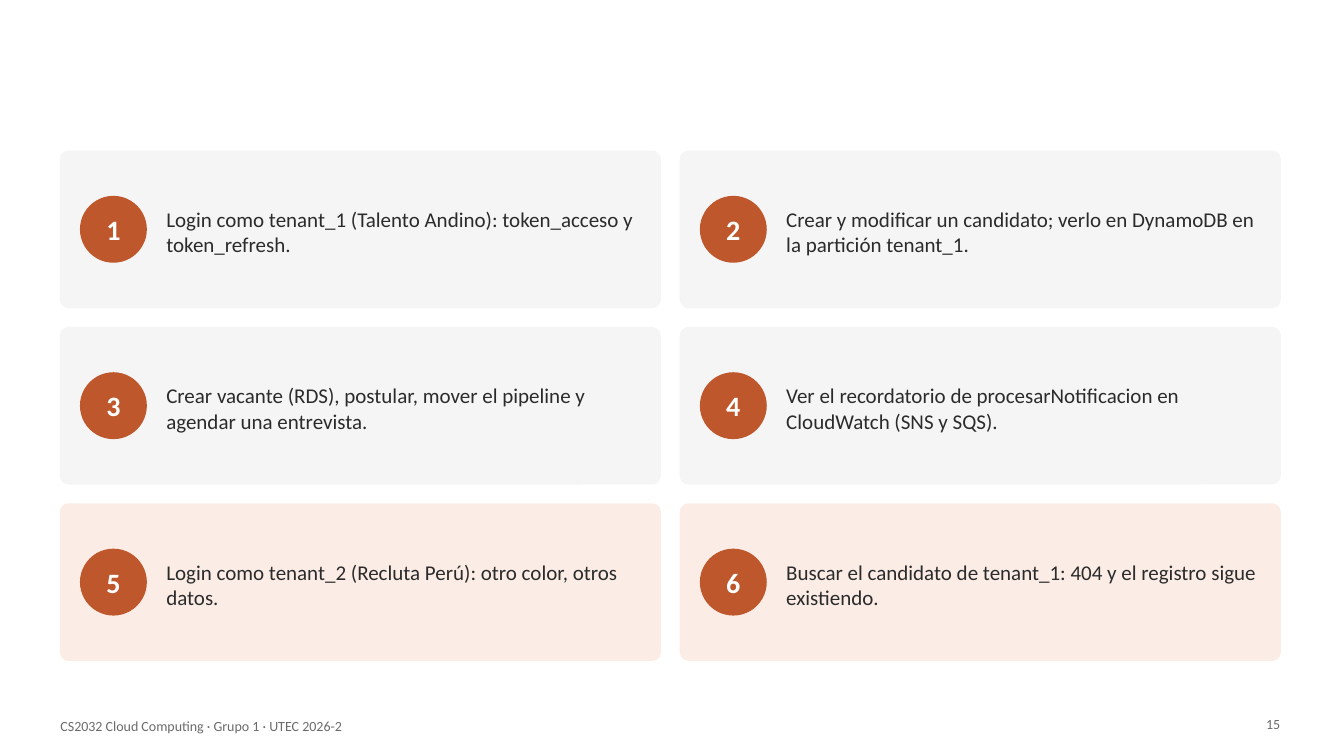
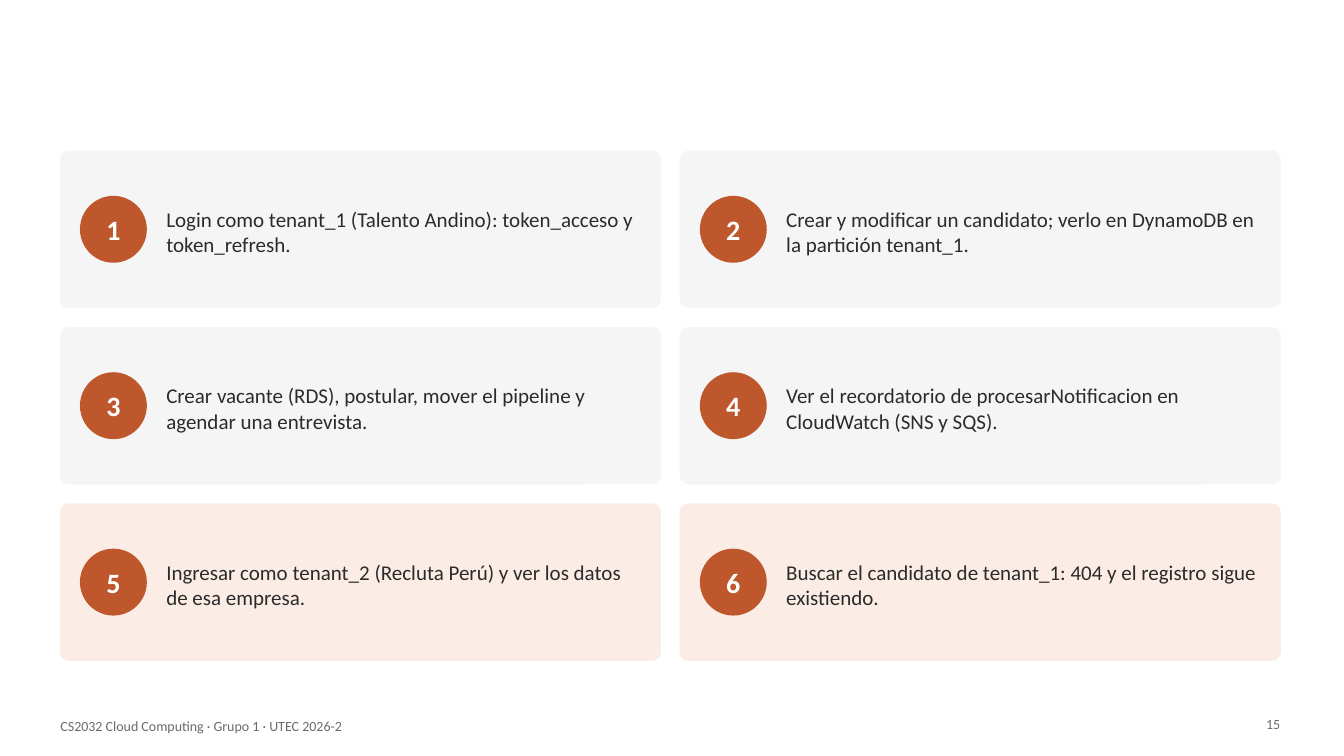
Before and after one commit to santiagodavila-ops/Proyecto-Final-Cloud-Computing-v2, a slide deck: slide 15 of presentacion/Presentacion_CS2032_Grupo1.pptx. Drawn at 1344x756 pixels with LibreOffice and Linux fonts; fonts in the diff are those of the drawing. Boxes give left, top, right and bottom in pixels: in the first picture for what was removed or moved away, otherwise in the second. Text is boxed around its words. In the diff, an @@ line names an element or a change of style, - is before the commit and + after.

```diff
--- a/presentacion/Presentacion_CS2032_Grupo1.pptx
+++ b/presentacion/Presentacion_CS2032_Grupo1.pptx
@@ text at (x1=166, y1=565, x2=621, y2=609): text changed @@
-Login como tenant_2 (Recluta Perú): otro color, otros datos.
+Ingresar como tenant_2 (Recluta Perú) y ver los datos de esa empresa.
```
Also in this commit, not shown: 15 other slides changed, 2 other files.
